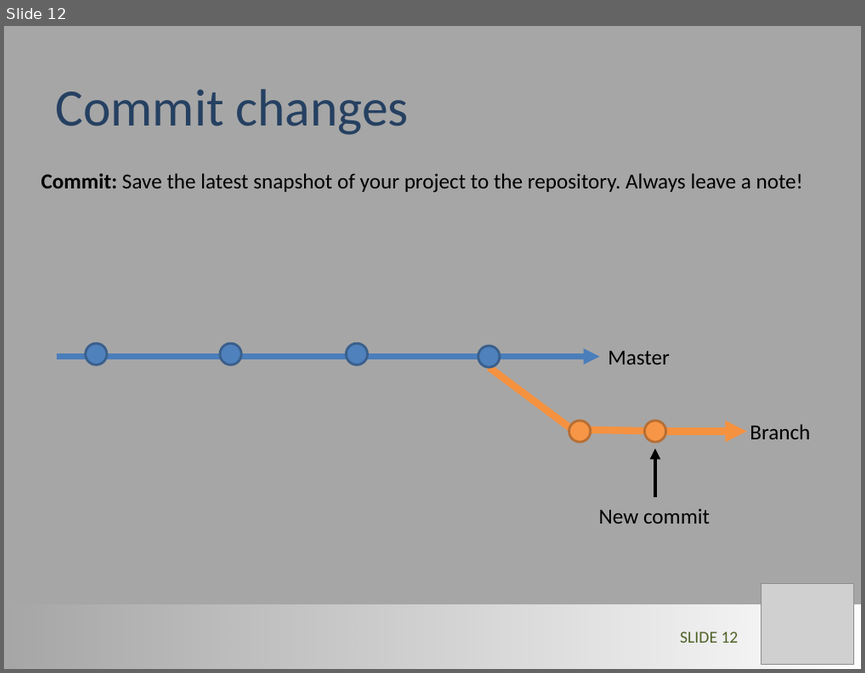
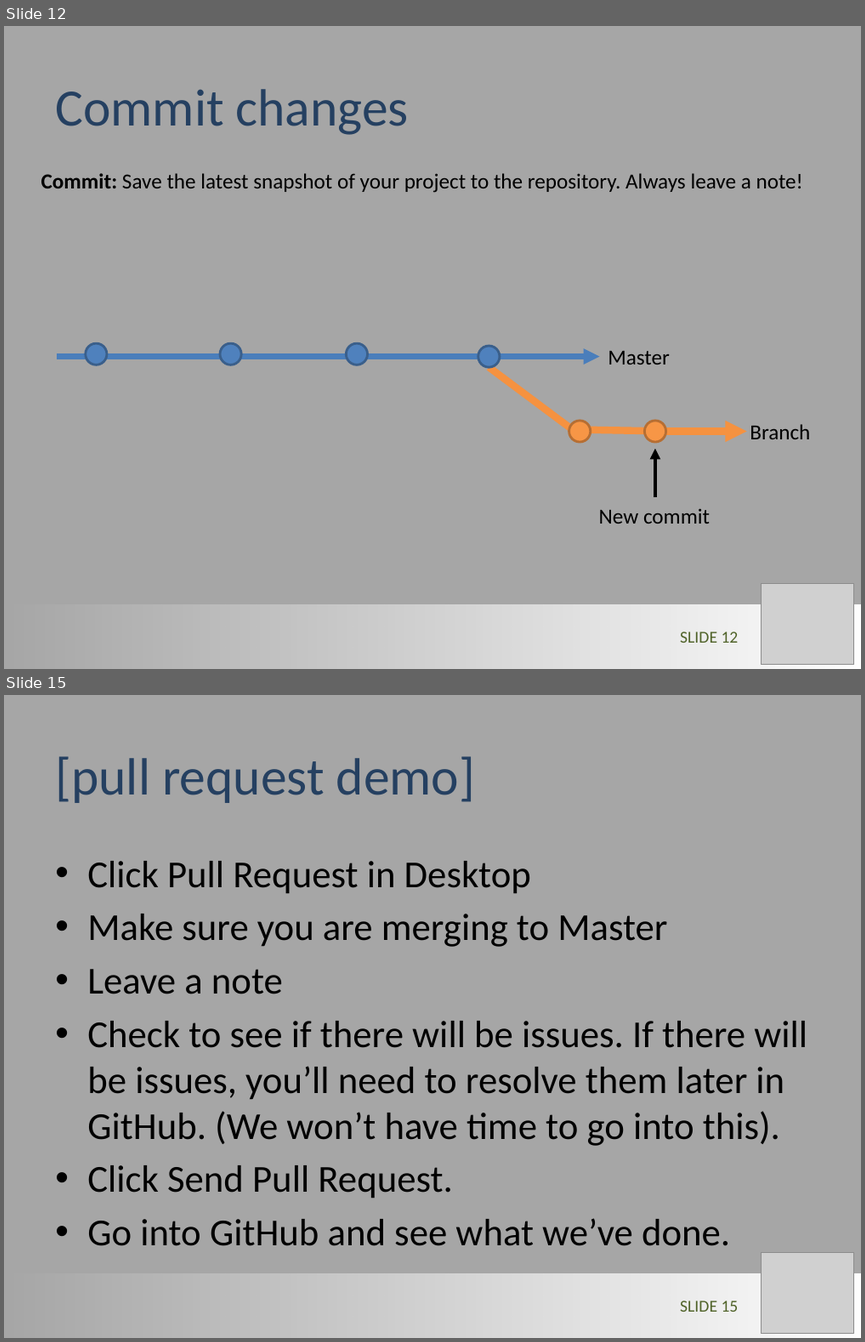
Before and after one commit to LimnoTech/Forum-GitHub, a slide deck: GitHub_Steve.pptx. Shown one above the other, each under a label of ours: slide 12 before the commit, slides 12 and 15 after it; the slides between them are not shown. The pictures are 865x673 and 865x1342 pixels, drawn with LibreOffice and Linux fonts; fonts in the diff are those of the drawing; grey boxes stand for pictures. Boxes give left, top, right and bottom in pixels: in the first picture for what was removed or moved away, otherwise in the second. Text is boxed around its words. In the diff, an @@ line names an element or a change of style, - is before the commit and + after.

```diff
--- a/GitHub_Steve.pptx
+++ b/GitHub_Steve.pptx
@@ slide 15 added at (4,695,861,1338), background #A6A6A6 @@
@@ title added at (55,756,475,803), 44 pt, text #254061 @@
+[pull request demo]
@@ text added at (87,861,807,1246), 32 pt, text #000000 @@
+• Click Pull Request in Desktop
+• Make sure you are merging to Master
+• Leave a note
+• Check to see if there will be issues. If there will be issues, you’ll need to resolve them later in GitHub. (We won’t have time to go into this).
+• Click Send Pull Request.
+• Go into GitHub and see what we’ve done.
@@ picture added at (760,1252,853,1333) @@
@@ rectangle added at (4,1273,861,1338), fill gradient #FFFFFF @@
@@ page number added at (680,1300,738,1311), 14 pt, text #4F6228 @@
+SLIDE 15
```
Also in this commit, not shown: 3 slides changed, 3 other slides added.
